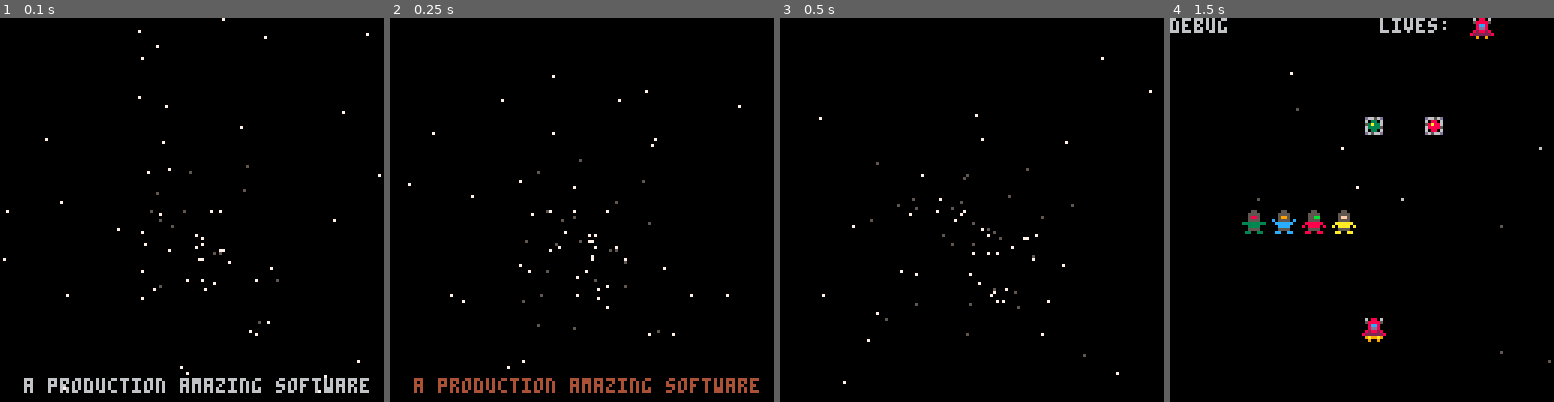
Above: before the commit, frames 1-4 (left to right).
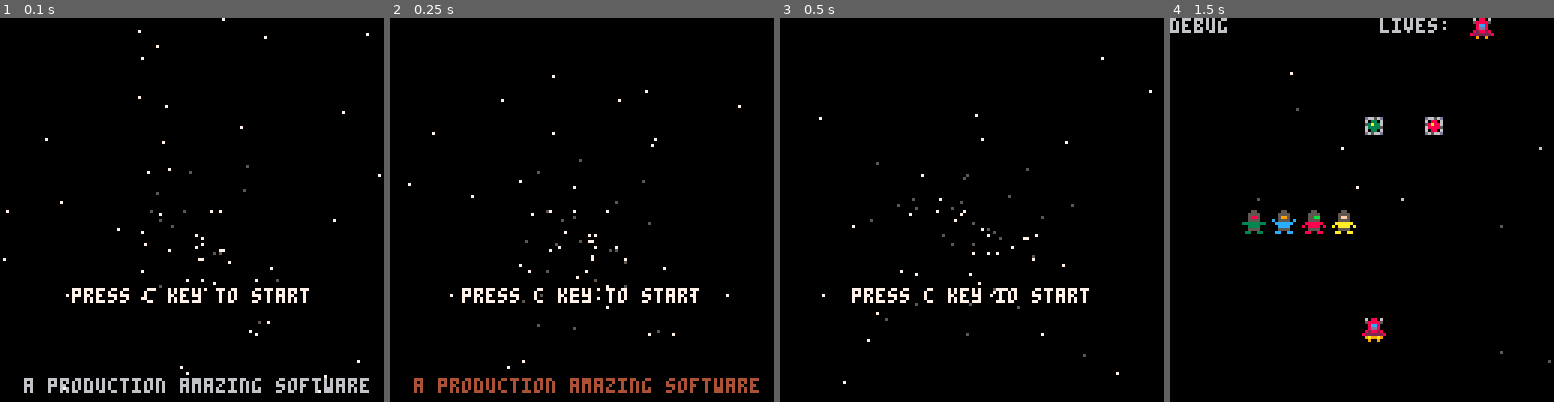
Above: after the commit, the same moments.

Repository: ltpitt/lua-pico-8-invaders
Game: PICO-8 cartridge pico-8-invaders.p8
Two runs of this game, one before a commit and one after it. Both use one fixed random seed, a clock stepped at 60 frames per second and the inputs below.
Inputs:
- Up to frame 1 (0.1 s): no input
- Up to frame 2 (0.25 s): no input
- Up to frame 3 (0.5 s): tap X (X key) at 0.33 s
- Up to frame 4 (1.5 s): tap O (Z key) at 0.7 s; tap X (X key) at 1.07 s

The runs differ from the first frame. In frame 1, 0.9% of the frame differs, in the area x 18-81%, y 70-75%; in frame 2, 0.9%; in frame 3, 0.9%; in frame 4, nothing differs.

Commit message:
feat: added press C key to start into splash

Diff:
--- a/pico-8-invaders.p8
+++ b/pico-8-invaders.p8
@@ -333,7 +333,7 @@
 
 function init_splash()
  --time variable for the animated logo
- t=0
+ t=1
  --center of screen
  centerx=64  centery=80
  --star coordinates
@@ -402,6 +402,7 @@
 
 function draw_splash()
  draw_splash_stars()
+ draw_splash_start_key()
  draw_splash_footer()
  if btn(4) then
   game.state = game.states.game
@@ -417,6 +418,10 @@
    pal(5)
    spr(64+i, i*8 + x, y) --sprite da definire
  end
+end
+
+function draw_splash_start_key()
+   print("press c key to start",24,90,7)
 end
 
 function draw_splash_footer()
